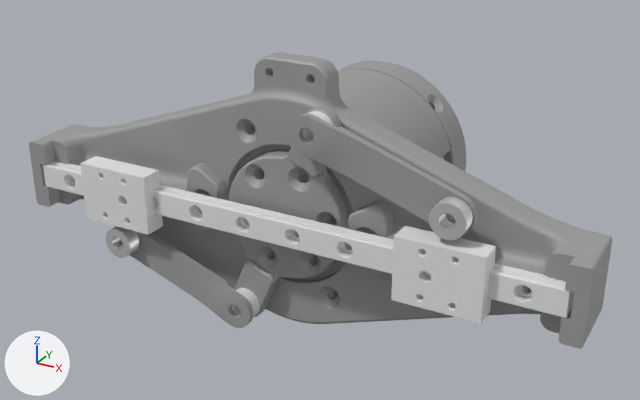
The COLLADA model piper_x_description/meshes/dae/gripper_base_100_v2.dae: old version first, new version second.
The view is the same before and after, from a 50 mm lens placed at (0.148, -0.233, 0.14), pointed at (0.002, 0.032, 0.007). The axes (+X, +Y, +Z) are drawn at lower left. The lights are the same throughout. The picture after the commit comes second. Where no turn or scale is listed for an object, it has been applied to the vertices.

The first picture shows 'solid___צ__װ___-___-1', 'solid___צ__װ___-____ӵ___-1', 'solid___צ__װ___-____ӵ___-1.001', 'solid___צ__װ___-____ӵ___-1.002', 'solid___צ__װ___-____ӵ___-1.003', 'solid___צ__װ___-___צ-2', 'solid___צ__װ___-___צ-2.002', 'solid___צ__װ___-___צ-3', 'solid___צ__װ___-___צ-3.002', 'solid___צ__װ___-_l__-1', 'solid___צ__װ___-_l__-1.001', 'solid___צ__װ___-_l__-2', 'solid___צ__װ___-_l__-2.001', 'solid___צ__װ___-_ת__-1'.
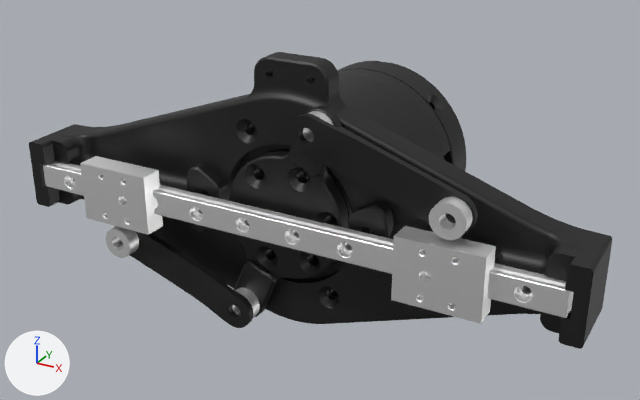
The change, as a diff of the scene's bpy script:
```diff
--- a/piper_x_description/meshes/dae/gripper_base_100_v2.dae.py
+++ b/piper_x_description/meshes/dae/gripper_base_100_v2.dae.py
@@ mat_material_塑胶_002 @@
 mat_material_塑胶_002 = principled_material('Material-塑胶.002')
-mat_material_塑胶_002.base_color = (0.337, 0.337, 0.337)  # grey #9d9d9d
+mat_material_塑胶_002.base_color = (0.00643, 0.00639, 0.00639)  # black #131313
@@ me_solid___צ__װ________ӵ____1_003 @@
 me_solid___צ__װ________ӵ____1_003.from_pydata(...)  # 2255 vertices, 4506 faces; spans x -0.0347..0.0397, y 0.0111..0.0627, z -0.0269..0.0475
-me_solid___צ__װ________ӵ____1_003.materials.append(mat_material_塑胶_008)  # grey #9d9d9d
+me_solid___צ__װ________ӵ____1_003.materials.append(mat_material_塑胶_002)  # black #131313
@@ me_solid___צ__װ________ӵ____1_002 @@
 me_solid___צ__װ________ӵ____1_002.from_pydata(...)  # 1890 vertices, 3816 faces; spans x -0.099..0.104, y -0.006..0.001, z 0.006..0.015
-me_solid___צ__װ________ӵ____1_002.materials.append(mat_material_塑胶__1__004)  # white #e5e5e5
+me_solid___צ__װ________ӵ____1_002.materials.append(mat_a0000000_0000_0000_0000_000000000000)  # white #fdfdfd
@@ me_solid___צ__װ________ӵ____1_001 @@
 me_solid___צ__װ________ӵ____1_001.from_pydata(...)  # 11144 vertices, 22320 faces; spans x -0.105..0.11, y -0.006..0.019, z -0.033..0.065
-me_solid___צ__װ________ӵ____1_001.materials.append(mat_material_塑胶_007)  # grey #9d9d9d
+me_solid___צ__װ________ӵ____1_001.materials.append(mat_material_塑胶_002)  # black #131313
@@ me_solid___צ__װ________ӵ____1 @@
 me_solid___צ__װ________ӵ____1.from_pydata(...)  # 3043 vertices, 6114 faces; spans x -0.0347..0.0397, y 0.0627..0.079, z -0.0268..0.0475
-me_solid___צ__װ________ӵ____1.materials.append(mat_material_塑胶_006)  # grey #9d9d9d
+me_solid___צ__װ________ӵ____1.materials.append(mat_material_塑胶_002)  # black #131313
@@ me_solid___צ__װ________1 @@
 me_solid___צ__װ________1.from_pydata(...)  # 1976 vertices, 3988 faces; spans x -0.0347..0.0397, y 0.0712..0.0849, z -0.0269..0.0475
-me_solid___צ__װ________1.materials.append(mat_material_塑胶_005)  # grey #9d9d9d
+me_solid___צ__װ________1.materials.append(mat_material_塑胶_002)  # black #131313
@@ me_solid___צ__װ_______צ_2_002 @@
 me_solid___צ__װ_______צ_2_002.from_pydata(...)  # 521 vertices, 1042 faces; spans x 0.0506..0.0801, y -0.0098..-0.0013, z -0.0009..0.0214
-me_solid___צ__װ_______צ_2_002.materials.append(mat_material_塑胶__1__003)  # white #e5e5e5
+me_solid___צ__װ_______צ_2_002.materials.append(mat_a0000000_0000_0000_0000_000000000000)  # white #fdfdfd
@@ me_solid___צ__װ_______צ_3_002 @@
 me_solid___צ__װ_______צ_3_002.from_pydata(...)  # 521 vertices, 1042 faces; spans x -0.075..-0.0456, y -0.0098..-0.0013, z -0.0007..0.0215
-me_solid___צ__װ_______צ_3_002.materials.append(mat_material_塑胶__1__002)  # white #e5e5e5
+me_solid___צ__װ_______צ_3_002.materials.append(mat_a0000000_0000_0000_0000_000000000000)  # white #fdfdfd
@@ me_solid___צ__װ_____l___1 @@
 me_solid___צ__װ_____l___1.from_pydata(...)  # 208 vertices, 416 faces; spans x 0.01177..0.02352, y -0.00264..0.00259, z 0.0406..0.05234
-me_solid___צ__װ_____l___1.materials.append(mat_material_塑胶__1__001)  # white #e5e5e5
+me_solid___צ__װ_____l___1.materials.append(mat_a0000000_0000_0000_0000_000000000000)  # white #fdfdfd
@@ me_solid___צ__װ_____l___2_001 @@
 me_solid___צ__װ_____l___2_001.from_pydata(...)  # 722 vertices, 1448 faces; spans x -0.0685..-0.0061, y -0.0051..-0.0007, z -0.0323..-0.0022
-me_solid___צ__װ_____l___2_001.materials.append(mat_material_塑胶_001)  # grey #9d9d9d
+me_solid___צ__װ_____l___2_001.materials.append(mat_material_塑胶_002)  # black #131313
@@ me_solid___צ__װ_____l___2 @@
 me_solid___צ__װ_____l___2.from_pydata(...)  # 208 vertices, 416 faces; spans x -0.01847..-0.00672, y -0.00264..0.00259, z -0.03169..-0.01994
-me_solid___צ__װ_____l___2.materials.append(mat_material_塑胶__1)  # white #e5e5e5
+me_solid___צ__װ_____l___2.materials.append(mat_a0000000_0000_0000_0000_000000000000)  # white #fdfdfd
```

What differs and where, as boxes [x1, y1, x2, y2] in the pictures (640 x 400 px):
'solid___צ__װ___-____ӵ___-1.001', recoloured (grey to black)
    both: [29, 52, 612, 349]
'solid___צ__װ___-____ӵ___-1.002', recoloured
    both: [43, 161, 574, 318]
'solid___צ__װ___-_ת__-1', recoloured (grey to black)
    both: [229, 106, 349, 317]
'solid___צ__װ___-___צ-2.002', recoloured (darker)
    both: [391, 226, 496, 324]
'solid___צ__װ___-_l__-1.001', recoloured (grey to black)
    both: [288, 114, 478, 234]
'solid___צ__װ___-____ӵ___-1.003', recoloured
    both: [233, 74, 444, 298]
'solid___צ__װ___-___צ-3.002', recoloured
    both: [80, 156, 163, 235]
'solid___צ__װ___-_l__-2.001', recoloured (grey to black)
    both: [115, 226, 254, 328]
'solid___צ__װ___-___-1', recoloured (grey to black)
    both: [337, 61, 466, 171]
'solid___צ__װ___-____ӵ___-1', recoloured
    both: [338, 69, 453, 164]
'solid___צ__װ___-_l__-2', recoloured
    both: [232, 288, 260, 317]
'solid___צ__װ___-_l__-1', recoloured (darker)
    both: [303, 111, 333, 142]
